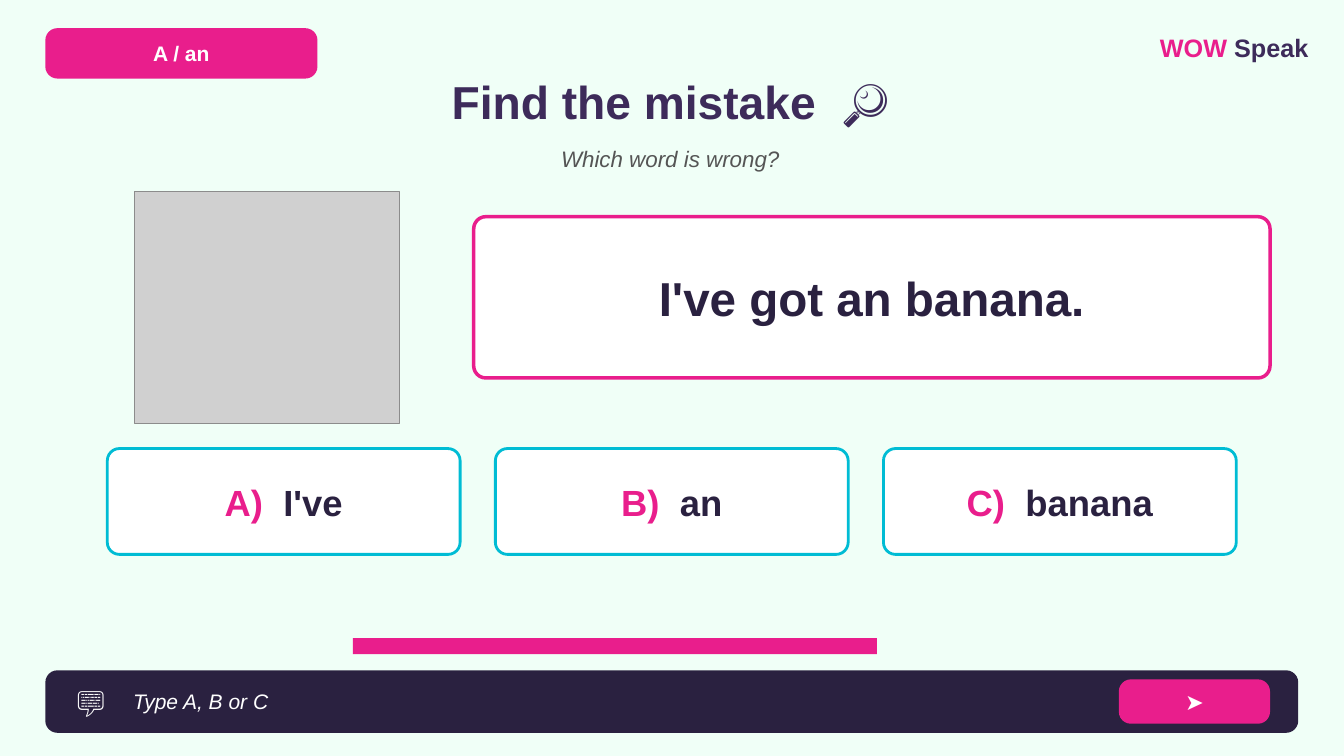
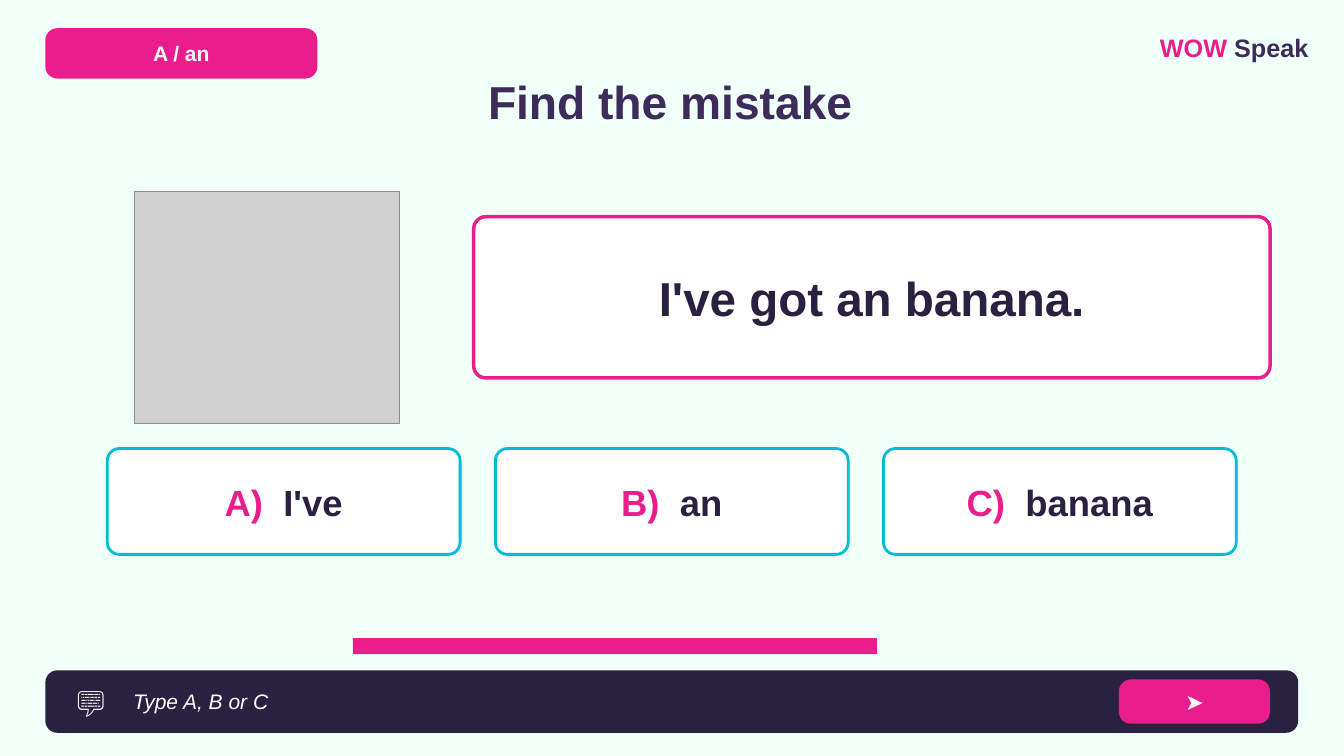
Before and after one commit to wowspeakschool-lang/classroom, a slide deck: slide 14 of vebinary/03.12_A-an/7-9/WOW_Speak_A_An_Food_7-9_LESSON.pptx. Drawn at 1344x756 pixels with LibreOffice and Linux fonts; fonts in the diff are those of the drawing; grey boxes stand for pictures. Boxes give left, top, right and bottom in pixels: in the first picture for what was removed or moved away, otherwise in the second. Text is boxed around its words. In the diff, an @@ line names an element or a change of style, - is before the commit and + after.

```diff
--- a/vebinary/03.12_A-an/7-9/WOW_Speak_A_An_Food_7-9_LESSON.pptx
+++ b/vebinary/03.12_A-an/7-9/WOW_Speak_A_An_Food_7-9_LESSON.pptx
@@ text at box(488, 85, 852, 120): text changed @@
-Find the mistake 🔎
+Find the mistake
@@ text removed at box(561, 151, 779, 172) @@
-Which word is wrong?
```
Also in this commit, not shown: 22 other slides changed, 7 other files.
